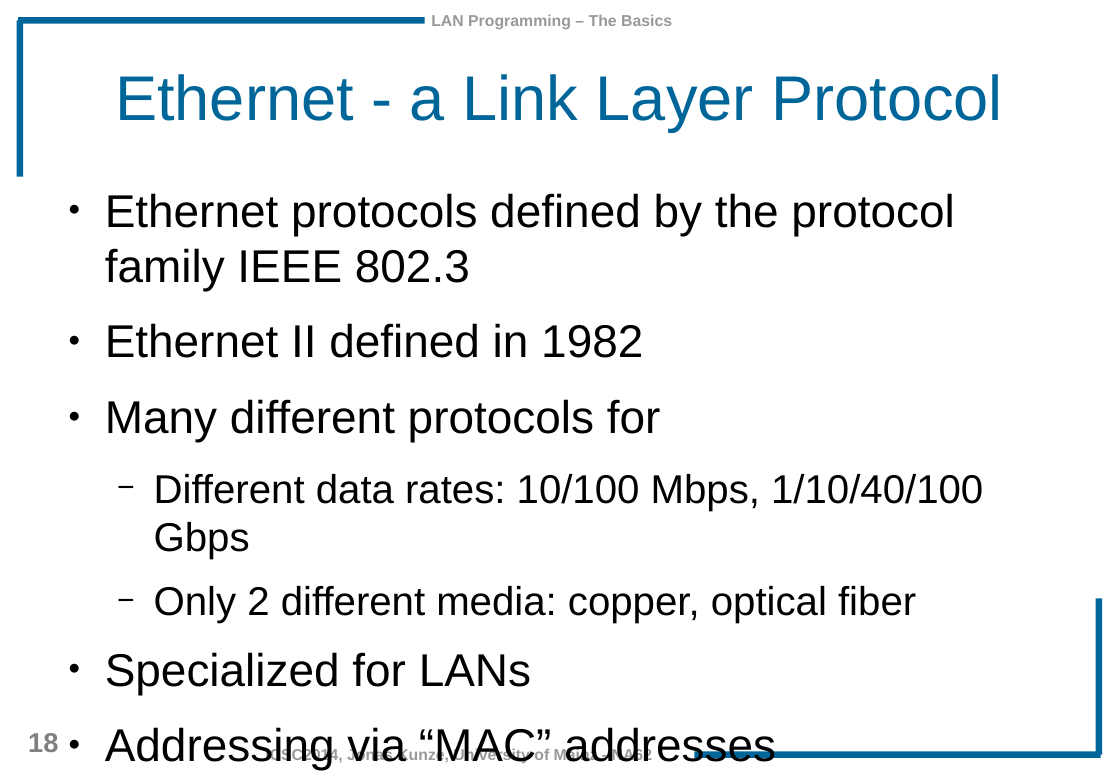
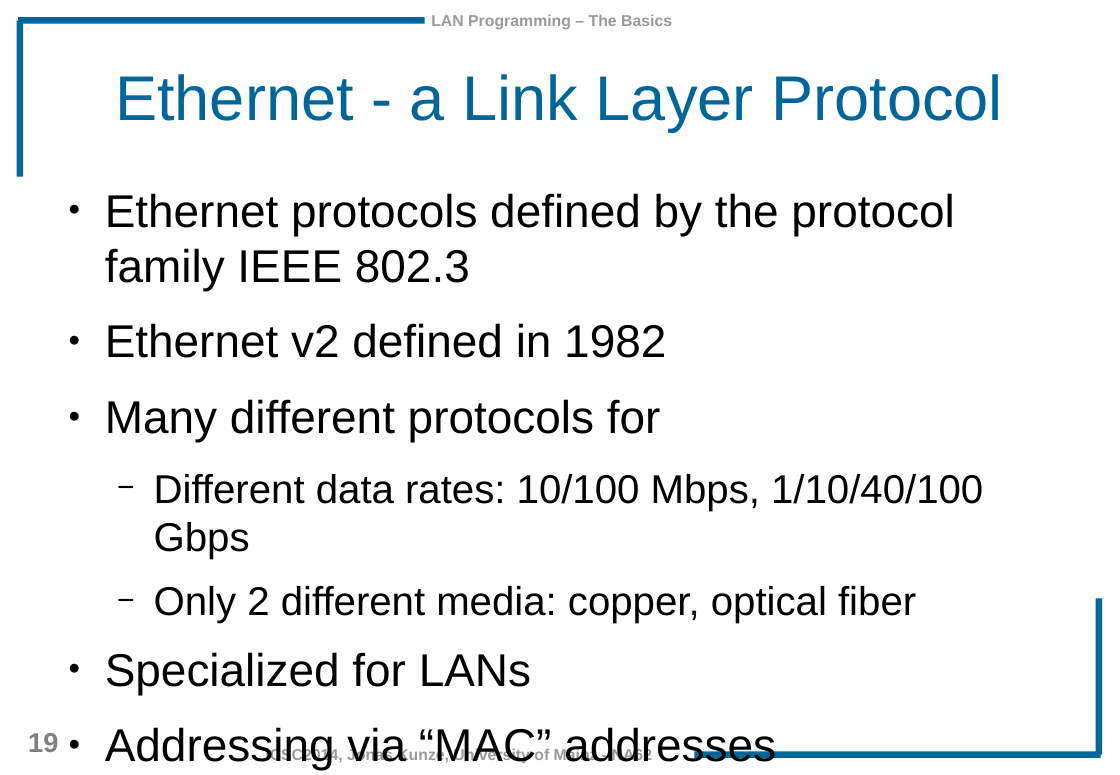
Before and after one commit to JonasKunze/icsc2014, a slide deck: slide 19 of iCSC-2014-LAN_Programming_Basics.odp (slide 18 before the commit). Drawn at 1120x775 pixels with LibreOffice and Linux fonts; fonts in the diff are those of the drawing; background and template pictures are left out. Boxes give left, top, right and bottom in pixels: in the first picture for what was removed or moved away, otherwise in the second. Text is boxed around its words. In the diff, an @@ line names an element or a change of style, - is before the commit and + after.

Commit message:
Started with Transport Layer

```diff
--- a/iCSC-2014-LAN_Programming_Basics.odp
+++ b/iCSC-2014-LAN_Programming_Basics.odp
@@ text at <box>105,323,666,358</box>: text changed @@
-● Ethernet II defined in 1982
+● Ethernet v2 defined in 1982
@@ page number at <box>28,733,58,752</box>: text changed @@
-18
+19
```
Also in this commit, not shown: 4 other slides changed, 5 slides added, 2 other files.
